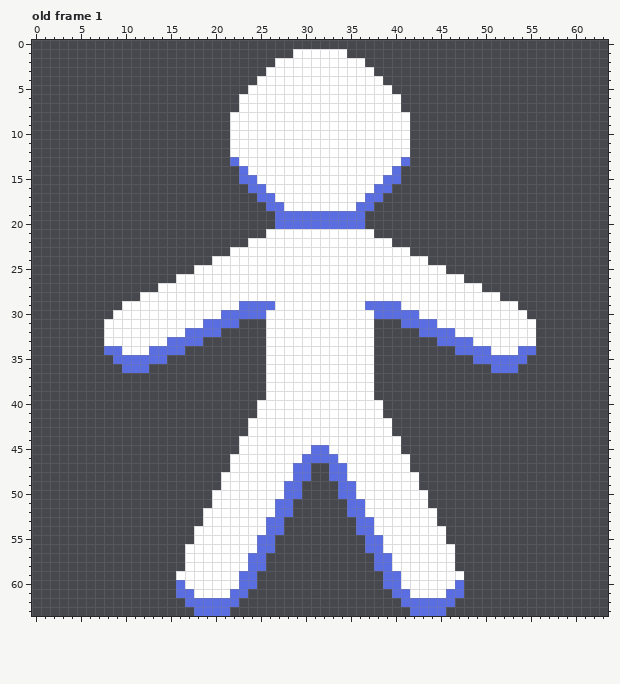
Two states of a pixel-art file, assets/man-sprite.aseprite. Above is the file before it was changed.
64x64 pixels, 1 frame. Shown: old frame 1. The commit also changed other frames, which this record leaves out.
After:
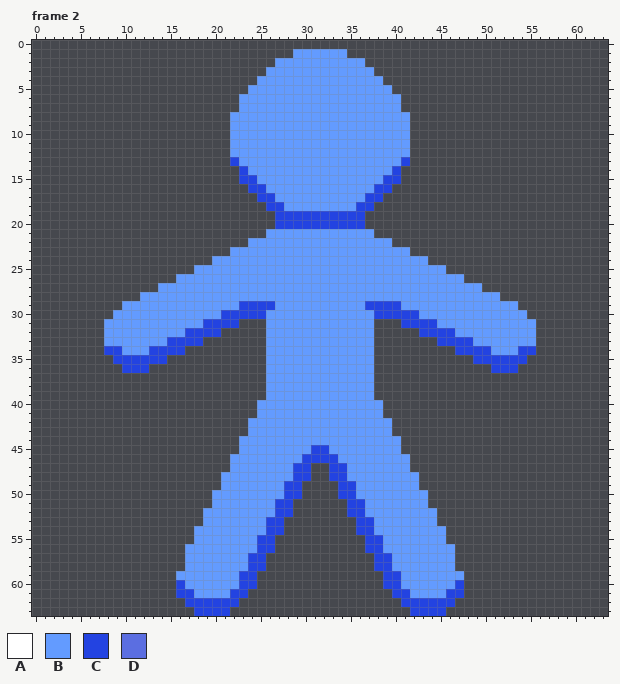
Palette (. is transparent): A #ffffff  B #639bff  C #2343e1  D #5b6ee1
A new or re-ordered frame is compared with the old frame closest to it.
From old to new:
frames 1 -> 4
Changed rows in their new state; - is an unchanged pixel.
Frame 2 is new; against old frame 1, layer "Layer 1":
first column x 8:
 1 ---------------------BBBBBB---------------------
 2 -------------------BBBBBBBBBB-------------------
 3 ------------------BBBBBBBBBBBB------------------
 4 -----------------BBBBBBBBBBBBBB-----------------
 5 ----------------BBBBBBBBBBBBBBBB----------------
 6 ---------------BBBBBBBBBBBBBBBBBB---------------
 7 ---------------BBBBBBBBBBBBBBBBBB---------------
 8 --------------BBBBBBBBBBBBBBBBBBBB--------------
 9 --------------BBBBBBBBBBBBBBBBBBBB--------------
10 --------------BBBBBBBBBBBBBBBBBBBB--------------
11 --------------BBBBBBBBBBBBBBBBBBBB--------------
12 --------------BBBBBBBBBBBBBBBBBBBB--------------
13 --------------CBBBBBBBBBBBBBBBBBBC--------------
14 ---------------CBBBBBBBBBBBBBBBBC---------------
15 ---------------CCBBBBBBBBBBBBBBCC---------------
16 ----------------CCBBBBBBBBBBBBCC----------------
17 -----------------CCBBBBBBBBBBCC-----------------
18 ------------------CCBBBBBBBBCC------------------
19 -------------------CCCCCCCCCC-------------------
20 -------------------CCCCCCCCCC-------------------
21 ------------------BBBBBBBBBBBB------------------
22 ----------------BBBBBBBBBBBBBBBB----------------
23 --------------BBBBBBBBBBBBBBBBBBBB--------------
24 ------------BBBBBBBBBBBBBBBBBBBBBBBB------------
25 ----------BBBBBBBBBBBBBBBBBBBBBBBBBBBB----------
26 --------BBBBBBBBBBBBBBBBBBBBBBBBBBBBBBBB--------
27 ------BBBBBBBBBBBBBBBBBBBBBBBBBBBBBBBBBBBB------
28 ----BBBBBBBBBBBBBBBBBBBBBBBBBBBBBBBBBBBBBBBB----
29 --BBBBBBBBBBBBBCCCCBBBBBBBBBBCCCCBBBBBBBBBBBBB--
30 -BBBBBBBBBBBBCCCCCBBBBBBBBBBBBCCCCCBBBBBBBBBBBB-
31 BBBBBBBBBBBCCCC---BBBBBBBBBBBB---CCCCBBBBBBBBBBB
32 BBBBBBBBBCCCC-----BBBBBBBBBBBB-----CCCCBBBBBBBBB
33 BBBBBBBCCCC-------BBBBBBBBBBBB-------CCCCBBBBBBB
34 CCBBBCCCC---------BBBBBBBBBBBB---------CCCCBBBCC
35 -CCCCCC-----------BBBBBBBBBBBB-----------CCCCCC-
36 --CCC-------------BBBBBBBBBBBB-------------CCC--
37 ------------------BBBBBBBBBBBB------------------
38 ------------------BBBBBBBBBBBB------------------
39 ------------------BBBBBBBBBBBB------------------
40 -----------------BBBBBBBBBBBBBB-----------------
41 -----------------BBBBBBBBBBBBBB-----------------
42 ----------------BBBBBBBBBBBBBBBB----------------
43 ----------------BBBBBBBBBBBBBBBB----------------
44 ---------------BBBBBBBBBBBBBBBBBB---------------
45 ---------------BBBBBBBBCCBBBBBBBB---------------
46 --------------BBBBBBBBCCCCBBBBBBBB--------------
47 --------------BBBBBBBCC--CCBBBBBBB--------------
48 -------------BBBBBBBBCC--CCBBBBBBBB-------------
49 -------------BBBBBBBCC----CCBBBBBBB-------------
50 ------------BBBBBBBBCC----CCBBBBBBBB------------
51 ------------BBBBBBBCC------CCBBBBBBB------------
52 -----------BBBBBBBBCC------CCBBBBBBBB-----------
53 -----------BBBBBBBCC--------CCBBBBBBB-----------
54 ----------BBBBBBBBCC--------CCBBBBBBBB----------
55 ----------BBBBBBBCC----------CCBBBBBBB----------
56 ---------BBBBBBBBCC----------CCBBBBBBBB---------
57 ---------BBBBBBBCC------------CCBBBBBBB---------
58 ---------BBBBBBBCC------------CCBBBBBBB---------
59 --------BBBBBBBCC--------------CCBBBBBBB--------
60 --------CBBBBBBCC--------------CCBBBBBBC--------
61 --------CCBBBBCC----------------CCBBBBCC--------
62 ---------CCCCCC------------------CCCCCC---------
63 ----------CCCC--------------------CCCC----------
